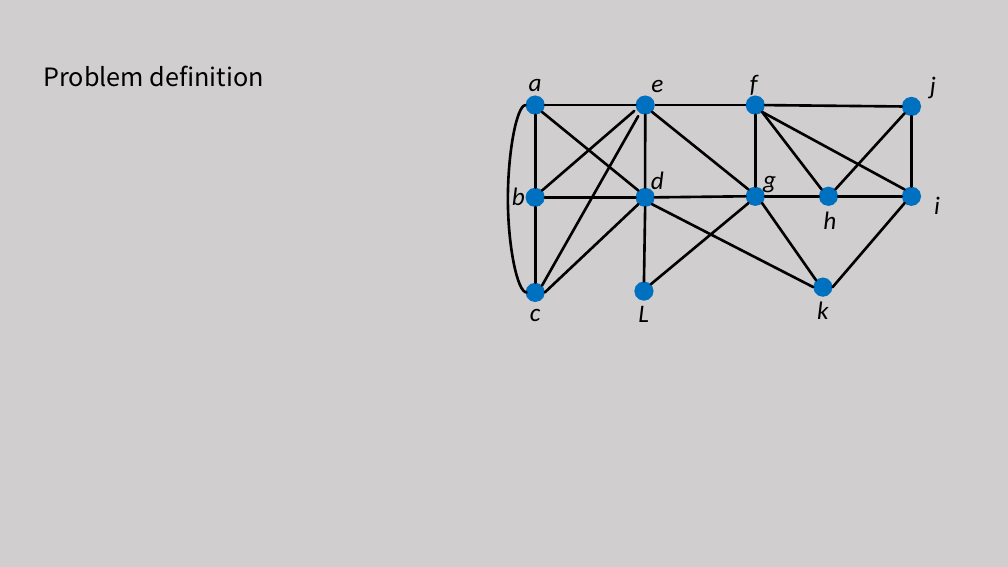
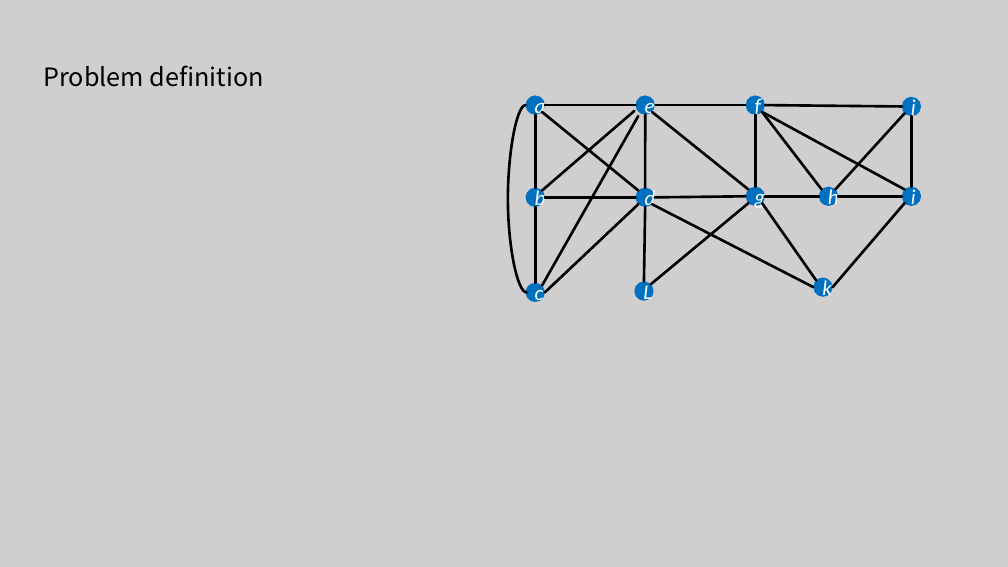
Before and after one commit to tianzhuwei/PPT, a slide deck: slide 7 of 魏天柱--Truss decomposition in massive networks.pptx (slide 8 before the commit). Drawn at 1008x567 pixels with LibreOffice and Linux fonts; fonts in the diff are those of the drawing. Boxes give left, top, right and bottom in pixels: in the first picture for what was removed or moved away, otherwise in the second. Text is boxed around its words. In the diff, an @@ line names an element or a change of style, - is before the commit and + after.

Commit message:
update

```diff
--- a/魏天柱--Truss decomposition in massive networks.pptx
+++ b/魏天柱--Truss decomposition in massive networks.pptx
@@ text removed at (x1=529, y1=79, x2=542, y2=98) @@
-a
@@ text removed at (x1=651, y1=80, x2=663, y2=92) @@
-e
@@ text removed at (x1=750, y1=74, x2=758, y2=98) @@
-f
@@ text removed at (x1=930, y1=76, x2=936, y2=98) @@
-j
@@ text in ellipse at (x1=535, y1=95, x2=546, y2=119): text added @@
+a
@@ text in ellipse at (x1=645, y1=95, x2=655, y2=119): text added @@
+e
@@ text in ellipse at (x1=755, y1=95, x2=761, y2=119): text added @@
+f
@@ text in ellipse at (x1=911, y1=97, x2=916, y2=121): text added @@
+j
@@ text removed at (x1=651, y1=171, x2=664, y2=196) @@
-d
@@ text removed at (x1=763, y1=176, x2=776, y2=195) @@
-g
@@ text removed at (x1=512, y1=187, x2=525, y2=205) @@
-b
@@ text in ellipse at (x1=535, y1=188, x2=546, y2=212): text added @@
+b
@@ text in ellipse at (x1=645, y1=188, x2=656, y2=212): text added @@
+d
@@ text in ellipse at (x1=755, y1=187, x2=766, y2=211): text added @@
+g
@@ text in ellipse at (x1=828, y1=187, x2=839, y2=211): text added @@
+h
@@ text in ellipse at (x1=911, y1=187, x2=916, y2=211): text added @@
+i
@@ text removed at (x1=934, y1=197, x2=940, y2=214) @@
-i
@@ text removed at (x1=823, y1=211, x2=836, y2=229) @@
-h
@@ text in ellipse at (x1=535, y1=283, x2=544, y2=307): text added @@
+c
@@ text in ellipse at (x1=643, y1=281, x2=652, y2=305): text added @@
+L
@@ text in ellipse at (x1=822, y1=278, x2=832, y2=302): text added @@
+k
@@ text removed at (x1=530, y1=300, x2=540, y2=321) @@
-c
@@ text removed at (x1=638, y1=306, x2=649, y2=322) @@
-L
@@ text removed at (x1=817, y1=301, x2=828, y2=319) @@
-k
```
Also in this commit, not shown: 3 other slides changed, 7 slides added, 3 slides removed.
